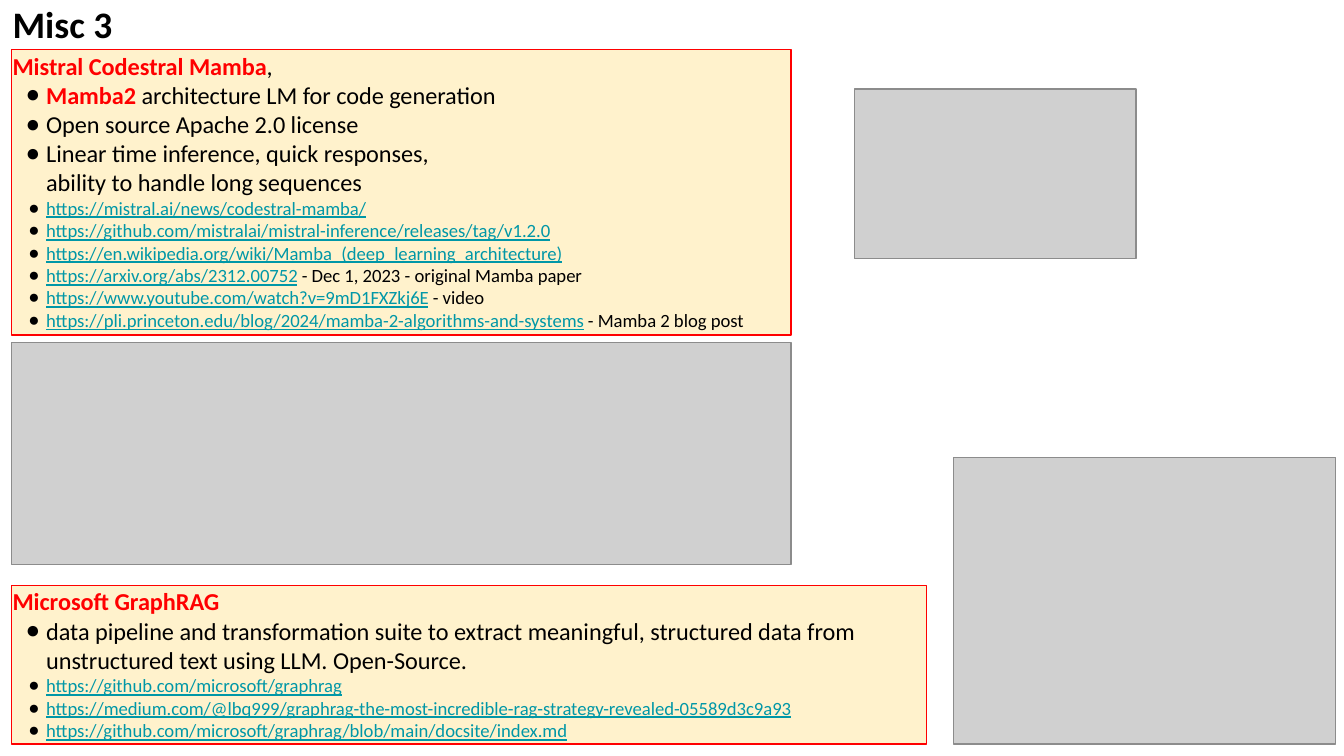
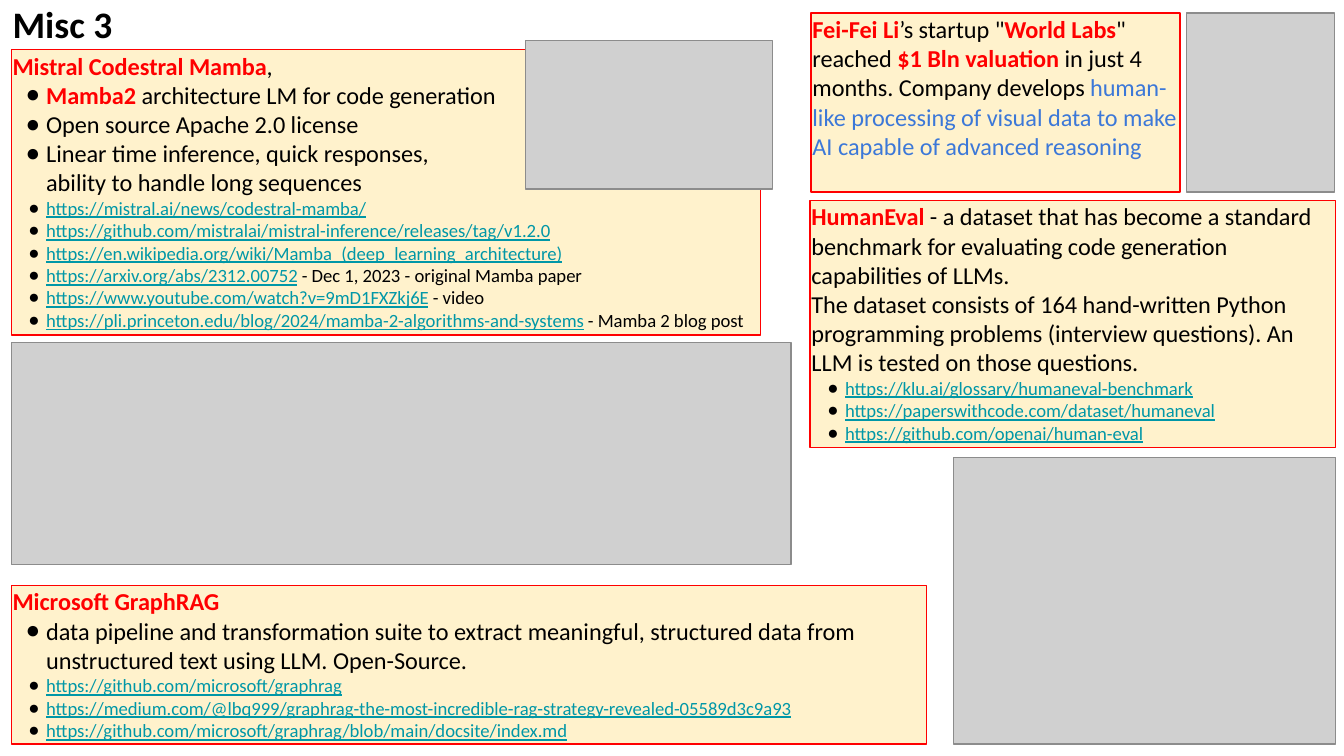
Before and after one commit to lselector/seminar, a slide deck: slide 7 of 2024/2024-07-18-AI-Updates.pptx. Drawn at 1344x756 pixels with LibreOffice and Linux fonts; fonts in the diff are those of the drawing; grey boxes stand for pictures. Boxes give left, top, right and bottom in pixels: in the first picture for what was removed or moved away, otherwise in the second. Text is boxed around its words. In the diff, an @@ line names an element or a change of style, - is before the commit and + after.

Commit message:
update

```diff
--- a/2024/2024-07-18-AI-Updates.pptx
+++ b/2024/2024-07-18-AI-Updates.pptx
@@ rectangle added at (812,13,1180,192), fill #FFF2CC, outline #FF0000 0.75 pt, 13 pt, text #3C78D8 @@
+Fei-Fei Li’s startup "World Labs" reached $1 Bln valuation in just 4 months. Company develops human-like processing of visual data to make AI capable of advanced reasoning
@@ picture added at (1187,13,1335,192) @@
@@ rectangle "Mistral Codestral Mamba,": place and size @@
-rectangle "Mistral Codestral Mamba," at (11,50,790,335)
+rectangle "Mistral Codestral Mamba," at (11,50,761,335)
@@ picture added at (526,40,773,190) @@
@@ picture removed at (855,89,1137,258) @@
@@ rectangle added at (810,200,1336,448), fill #FFF2CC, outline #FF0000 0.75 pt, 13 pt, text #000000 @@
+HumanEval - a dataset that has become a standard benchmark for evaluating code generation capabilities of LLMs.
+The dataset consists of 164 hand-written Python programming problems (interview questions). An LLM is tested on those questions.
+● https://klu.ai/glossary/humaneval-benchmark
+● https://paperswithcode.com/dataset/humaneval
+● https://github.com/openai/human-eval
```
Also in this commit, not shown: 4 other slides changed, 2 slides added, 1 slide removed.
